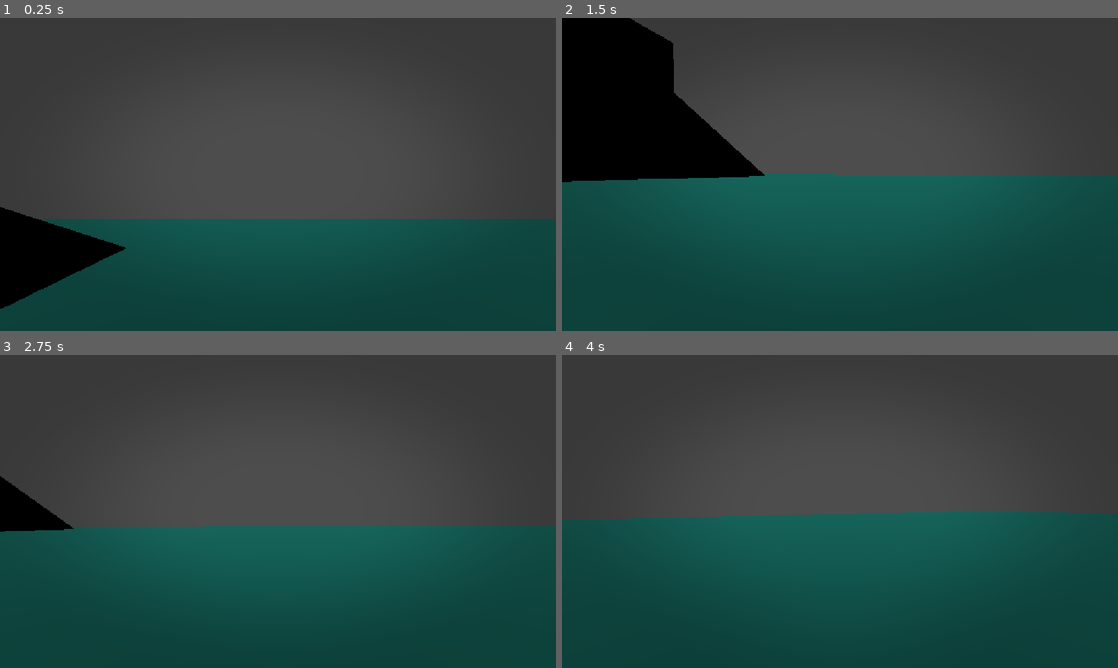
Above: before the commit, frames 1-4 (two rows, left to right).
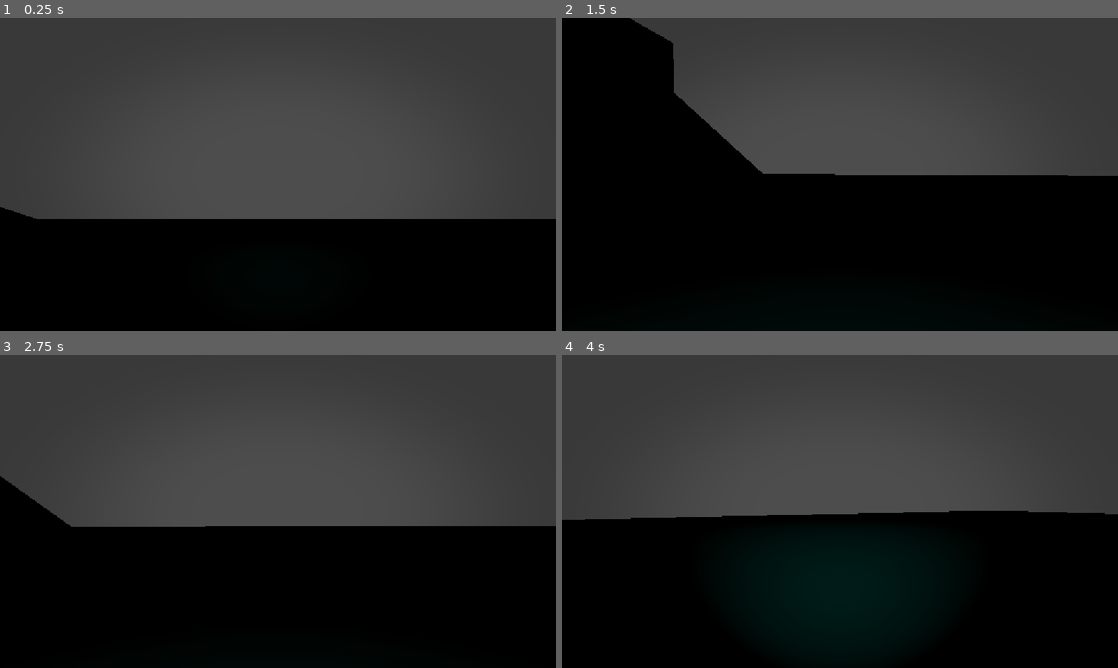
Above: after the commit, the same moments.

Repository: tamayotimothy13/3d-horrorGame
Game: Godot game, scene res://scenes/environments/training_ground_map.tscn
The game is run twice, just before and just after one commit, with the same random seed, the same clock (stepped at 60 frames per second) and the same inputs.
Inputs (mouse positions are in pixels of both pictures, inside the frame that each line leads up to):
- Up to frame 1 (0.25 s): no input
- Up to frame 2 (1.5 s): move the mouse to (867, 174) at 0.52 s; hold F (flashlight) 0.53-1.28 s; click (867, 174) at 0.67 s; tap Space (jump) at 0.77 s; tap Shift (sprint) at 0.8, 1.35 s; tap Enter at 1.25 s; move the mouse to (812, 174) at 1.27 s; click (812, 174) at 1.42 s
- Up to frame 3 (2.75 s): tap Space (jump) at 1.52 s; tap F (flashlight) at 1.55 s; move the mouse to (289, 505) at 2.02 s; hold F (flashlight) from 2.03 s (still down); click (289, 505) at 2.17 s; tap Shift (sprint) at 2.3 s
- Up to frame 4 (4 s): tap Space (jump) at 2.75, 3.02, 3.77 s; move the mouse to (834, 517) at 2.77 s; release F (flashlight) at 2.78 s; tap ` (freefly) at 2.85 s; click (834, 517) at 2.92 s; tap F (flashlight) at 3.05 s; move the mouse to (878, 514) at 3.52 s; tap Shift (sprint) at 3.6 s; click (878, 514) at 3.67 s

The runs differ from the first frame. In frame 1, 32% of the frame differs, in the area x 0-100%, y 64-100%; in frame 2, 49%, in the area x 0-100%, y 49-100%; in frame 3, 45%; in frame 4, 49%.

Commit message:
added audio clips for ambiance,flashlight,etc.

Diff:
--- a/scenes/environments/training_ground_map.tscn
+++ b/scenes/environments/training_ground_map.tscn
@@ -5,6 +5,9 @@
 [ext_resource type="PackedScene" uid="uid://rwongc7enlc4" path="res://scenes/objects/light.tscn" id="2_ad4cf"]
 [ext_resource type="PackedScene" uid="uid://c6pnqn80cceax" path="res://scenes/environments/spawn_point.tscn" id="3_3qjxq"]
 [ext_resource type="Script" uid="uid://dbqq4deswhu41" path="res://scripts/objects/interactable_item.gd" id="5_dg76v"]
+[ext_resource type="AudioStream" uid="uid://ds8y3fhx2o3tj" path="res://assets/audio/ambiance_audio_1.mp3" id="6_rslrk"]
+[ext_resource type="AudioStream" uid="uid://dnf8t3syykfuy" path="res://assets/audio/spawn_trigger_sound_2.mp3" id="7_5cnjb"]
+[ext_resource type="AudioStream" uid="uid://cmm0cbkahvfsg" path="res://assets/audio/spawn_trigger_sound_1.mp3" id="8_6mksj"]
 
 [sub_resource type="NavigationMesh" id="NavigationMesh_27gba"]
 vertices = PackedVector3Array(-150.25, 0.9561157, -94.25, -113, 0.9561157, -94.25, -113, 0.9561157, -116.25, -112.25, 0 …(20322 unchanged characters)…
@@ -308,6 +311,7 @@
 
 [node name="DirectionalLight3D" type="DirectionalLight3D" parent="." unique_id=281226707]
 transform = Transform3D(1, 0, 0, 0, -4.371139e-08, 1, 0, -1, -4.371139e-08, 0, 60.01523, 0)
+visible = false
 light_color = Color(0.4506483, 0.4506483, 0.45064825, 1)
 sky_mode = 1
 
@@ -330,4 +334,18 @@
 transform = Transform3D(1, 0, 0, 0, 1, 0, 0, 0, 1, -0.52001953, 0.020568848, 0)
 shape = SubResource("BoxShape3D_8afob")
 
+[node name="Ambiance" type="AudioStreamPlayer" parent="." unique_id=731958196]
+stream = ExtResource("6_rslrk")
+volume_db = -15.0
+autoplay = true
+parameters/looping = true
+
+[node name="CrowSound" type="AudioStreamPlayer" parent="." unique_id=1077062015]
+stream = ExtResource("7_5cnjb")
+volume_db = -10.0
+
+[node name="ScarySound" type="AudioStreamPlayer" parent="." unique_id=184198925]
+stream = ExtResource("8_6mksj")
+volume_db = -15.0
+
 [connection signal="body_entered" from="TriggerZone" to="." method="_on_trigger_zone_body_entered"]
--- a/scenes/player/player.tscn
+++ b/scenes/player/player.tscn
@@ -1,5 +1,7 @@
 [gd_scene format=3 uid="uid://dky2rjs4ef1ri"]
 
+[ext_resource type="AudioStream" uid="uid://ddqe2m7ybgy3e" path="res://assets/audio/flashlight_on_sound_1.mp3" id="2_lvxji"]
+[ext_resource type="AudioStream" uid="uid://dvmg6dukfo62b" path="res://assets/audio/footsteps_concrete_1.wav" id="3_gmlin"]
 [ext_resource type="PackedScene" uid="uid://vva8r34hd3yy" path="res://scenes/objects/flashlight_1.tscn" id="3_lvxji"]
 [ext_resource type="Shader" uid="uid://cu7cq5jwpv5sq" path="res://assets/shaders/vignette.gdshader" id="4_vignette"]
 
@@ -28,6 +30,13 @@
 const MOVE_BOB_AMPLITUDE = 0.50
 var bob_timer = 0.0
 var camera_base_y = 0.0
+
+# Footsteps
+var footstep_timer = 0.0
+
+const WALK_FOOTSTEP_INTERVAL = 0.45
+const SPRINT_FOOTSTEP_INTERVAL = 0.28
+const CROUCH_FOOTSTEP_INTERVAL = 0.65
 
 # Stamina bar fade
 const STAMINA_BAR_FADE_IN_SPEED = 6.0 # alpha per second, quick to appear
@@ -45,6 +54,7 @@
 
 @onready var camera = $Camera3D
 @onready var flashlight_1: SpotLight3D = $Camera3D/flashlight_1
+@onready var footstep_audio: AudioStreamPlayer3D = $FootstepAudio
 @onready var stamina_bar: ProgressBar = $HUD/StaminaBar
 @onready var vignette: ColorRect = $HUD/Vignette
 @onready var audio_tiers: Array[AudioStreamPlayer] = [
@@ -53,6 +63,8 @@
 	$EnemyProximityAudio/AudioTier15,
 	$EnemyProximityAudio/AudioTier5,
 ]
+
+@onready var chase_audio: AudioStreamPlayer = $EnemyProximityAudio/ChaseAudio
 
 var vignette_material: ShaderMaterial
 var current_vignette_intensity = VIGNETTE_BASE_INTENSITY
@@ -125,6 +137,7 @@
 		velocity.z = move_toward(velocity.z, 0, SPEED)
 
 	_update_camera_bob(delta)
+	_update_footsteps(delta)
 	_update_enemy_proximity(delta)
 
 	# Handles the interaction mechanic
@@ -151,6 +164,27 @@
 		bob_timer += delta * IDLE_BOB_FREQUENCY
 		camera.position.y = camera_base_y + sin(bob_timer) * IDLE_BOB_AMPLITUDE
 
+func _update_footsteps(delta):
+	var horizontal_speed = Vector2(velocity.x, velocity.z).length()
+	var is_moving = horizontal_speed > 0.1 and is_on_floor()
+
+	if not is_moving:
+		footstep_timer = 0.0
+		return
+
+	var footstep_interval = WALK_FOOTSTEP_INTERVAL
+
+	if Input.is_action_pressed(\"sprint\") and horizontal_speed > 20.0:
+		footstep_interval = SPRINT_FOOTSTEP_INTERVAL
+	elif Input.is_action_pressed(\"crouch\"):
+		footstep_interval = CROUCH_FOOTSTEP_INTERVAL
+
+	footstep_timer -= delta
+
+	if footstep_timer <= 0.0:
+		footstep_audio.play()
+		footstep_timer = footstep_interval
+
 func _update_enemy_proximity(delta):
 	# Find the nearest enemy (supports multiple enemies in the \"enemy\" group)
 	var nearest_distance = INF
@@ -227,9 +261,15 @@
 transform = Transform3D(1, 0, 0, 0, 1, 0, 0, 0, 1, 0, 0.56890416, 0)
 
 [node name="flashlight_1" parent="Camera3D" unique_id=2019525122 instance=ExtResource("3_lvxji")]
-transform = Transform3D(1, 0, 0, 0, 1, 0, 0, 0, 1, 0, -0.06490773, 0)
+transform = Transform3D(1, 0, 0, 0, 1, 0, 0, 0, 1, 0, -0.0010641813, 0)
 distance_fade_enabled = true
-spot_angle = 45.0
+spot_range = 100.0
+spot_angle = 40.0
+
+[node name="FlashlightSound" type="AudioStreamPlayer" parent="Camera3D/flashlight_1" unique_id=1692689821]
+stream = ExtResource("2_lvxji")
+
+[node name="FlickerSound" type="AudioStreamPlayer" parent="Camera3D/flashlight_1" unique_id=138614187]
 
 [node name="passive_light" type="SpotLight3D" parent="Camera3D" unique_id=1650460402]
 transform = Transform3D(1, 0, 0, 0, 1, 0, 0, 0, 1, 0, 0, 4.2816916)
@@ -252,6 +292,8 @@
 
 [node name="AudioTier5" type="AudioStreamPlayer" parent="EnemyProximityAudio" unique_id=972538756]
 volume_db = -80.0
+
+[node name="ChaseAudio" type="AudioStreamPlayer" parent="EnemyProximityAudio" unique_id=618585503]
 
 [node name="HUD" type="CanvasLayer" parent="." unique_id=1712935308]
 
@@ -273,3 +315,6 @@
 max_value = 3.0
 value = 3.0
 show_percentage = false
+
+[node name="FootstepAudio" type="AudioStreamPlayer3D" parent="." unique_id=1416747824]
+stream = ExtResource("3_gmlin")
--- a/scripts/objects/flashlight_1.gd
+++ b/scripts/objects/flashlight_1.gd
@@ -1,11 +1,14 @@
 extends SpotLight3D
 
 @onready var flashlight = self
+@onready var flashlight_sound: AudioStreamPlayer = $FlashlightSound
+@onready var flicker_sound: AudioStreamPlayer = $FlickerSound
 @export var normal_energy := 1.0
 
 func _input(event):
 	if event.is_action_pressed("flashlight"):
 		flashlight.visible = !flashlight.visible
+		flashlight_sound.play()
 
 var malfunction_timer := 0.0
 var malfunctioning := false
@@ -25,17 +28,18 @@
 func start_malfunction():
 	malfunctioning = true
 
-	# Broken flashlight sputtering
 	for i in range(randi_range(3, 7)):
+		# LIGHT GOES DIM
 		light_energy = randf_range(0.1, 0.5)
+		flicker_sound.play()
+
 		await get_tree().create_timer(randf_range(0.03, 0.12)).timeout
 
+		# LIGHT COMES BACK
 		light_energy = normal_energy
+
 		await get_tree().create_timer(randf_range(0.03, 0.15)).timeout
 
-	# Back to normal
 	light_energy = normal_energy
 	malfunctioning = false
-
-	# Wait several seconds before another malfunction
 	malfunction_timer = randf_range(5.0, 15.0)
--- a/scripts/objects/training_ground_map.gd
+++ b/scripts/objects/training_ground_map.gd
@@ -3,6 +3,8 @@
 var enemy_scene = preload("res://scenes/enemies/enemy.tscn")
 @onready var spawn_point = $SpawnPoint
 @onready var trigger_zone = $TriggerZone
+@onready var crow_sound: AudioStreamPlayer = $CrowSound
+@onready var scary_sound: AudioStreamPlayer = $ScarySound
 
 var is_already_triggered = false
 
@@ -14,6 +16,10 @@
 		is_already_triggered = true
 		print("Na-trigger ng Player ang zone! Nag-i-spawn ng Enemy...")
 
+		crow_sound.play()
+		scary_sound.play()
+
+
 		var new_enemy = enemy_scene.instantiate()
 
 		# THE FIX: Tinanggal natin ang 'global_' sa new_enemy
Not shown, added: assets/audio/ambiance_audio_1.mp3.import
Not shown, added: assets/audio/enemy_trigger_sound(crow).mp3.import
Not shown, added: assets/audio/flashlight_on_sound_1.mp3.import
Not shown, added: assets/audio/flickering_audio_1.mp3.import
Not shown, added: assets/audio/footsteps_concrete_1.wav.import
Not shown, added: assets/audio/spawn_trigger_sound_1.mp3.import
Not shown, added: assets/audio/spawn_trigger_sound_2.mp3.import
Not shown, added: assets/audio/spotted_audio_1.mp3.import
Not shown, added: assets/audio/ambiance_audio_1.mp3
Not shown, added: assets/audio/enemy_trigger_sound(crow).mp3
Not shown, added: assets/audio/flashlight_on_sound_1.mp3
Not shown, added: assets/audio/flickering_audio_1.mp3
(and 4 more such lines)
